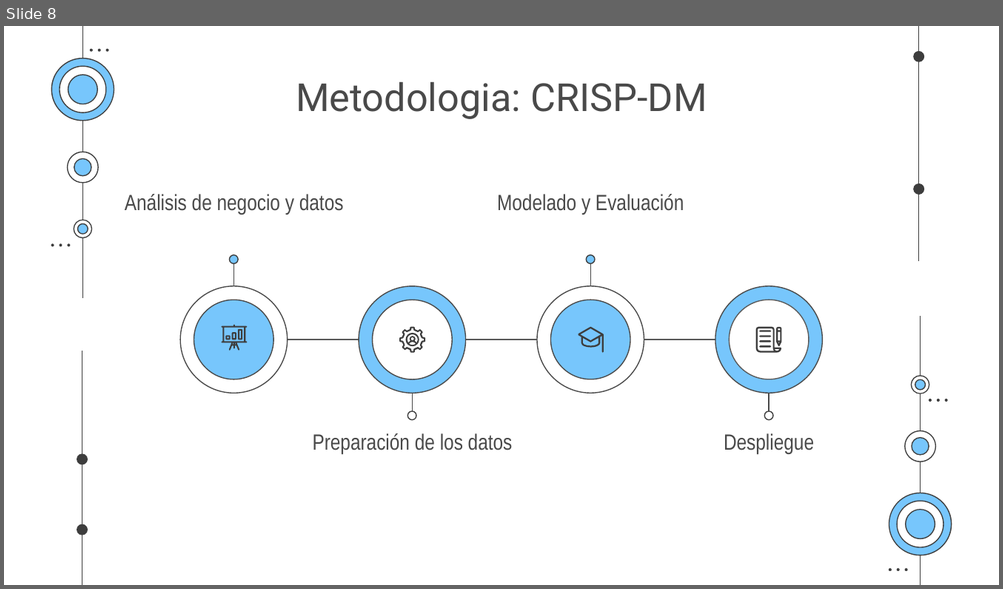
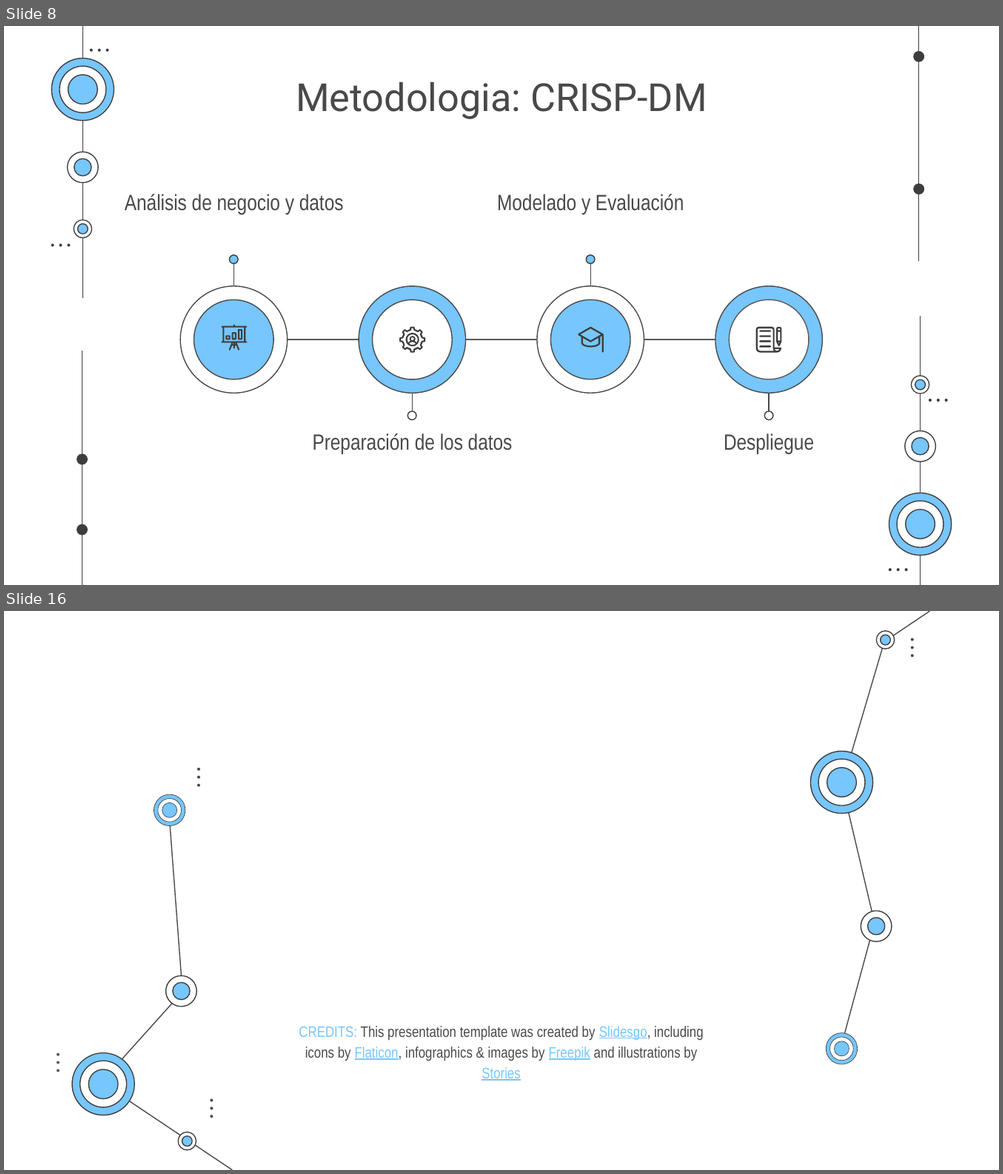
Before and after one commit to g1AI/SAI_PYMES, a slide deck: 6. Despliegue/AI En PYMES.pptx. Shown one above the other, each under a label of ours: slide 8 before the commit, slides 8 and 16 after it; the slides between them are not shown. The pictures are 1003x589 and 1003x1174 pixels, drawn with LibreOffice and Linux fonts; fonts in the diff are those of the drawing. Boxes give left, top, right and bottom in pixels: in the first picture for what was removed or moved away, otherwise in the second. Text is boxed around its words. In the diff, an @@ line names an element or a change of style, - is before the commit and + after.

```diff
--- a/6. Despliegue/AI En PYMES.pptx
+++ b/6. Despliegue/AI En PYMES.pptx
@@ slide 16 added at <box>4,611,999,1170</box>, background #FFFFFF @@
@@ line added from (930, 611) to (885, 641), #494949 0.75 pt @@
@@ line added from (884, 640) to (842, 785), #494949 0.75 pt @@
@@ group added at <box>875,630,894,649</box>: 4 freeform shapes @@
@@ ellipse added at <box>910,654,913,657</box>, fill #494949 @@
@@ ellipse added at <box>910,646,913,649</box>, fill #494949 @@
@@ ellipse added at <box>910,638,913,641</box>, fill #494949 @@
@@ ellipse added at <box>197,768,200,771</box>, fill #494949 @@
@@ ellipse added at <box>197,776,200,779</box>, fill #494949 @@
@@ ellipse added at <box>197,784,200,787</box>, fill #494949 @@
@@ group added at <box>810,752,874,815</box>: 6 freeform shapes @@
@@ line added from (842, 782) to (875, 927), #494949 0.75 pt @@
@@ freeform shape added at <box>153,794,185,826</box>, fill #3D3D3D @@
@@ freeform shape added at <box>154,795,186,827</box>, fill #77C6FC @@
@@ freeform shape added at <box>157,798,181,822</box>, fill #3D3D3D @@
@@ freeform shape added at <box>158,799,182,823</box>, fill #FFFFFF @@
@@ freeform shape added at <box>162,803,177,818</box>, fill #77C6FC @@
@@ freeform shape added at <box>162,803,177,818</box>, fill #3D3D3D @@
@@ line added from (182, 991) to (169, 810), #494949 0.75 pt @@
@@ group added at <box>860,911,892,943</box>: 4 freeform shapes @@
@@ line added from (874, 927) to (839, 1051), #494949 0.75 pt @@
@@ group added at <box>165,975,197,1007</box>: 4 freeform shapes @@
@@ line added from (100, 1083) to (182, 993), #494949 0.75 pt @@
@@ text added at <box>299,1026,703,1081</box>, 11 pt, text #494949 @@
+CREDITS: This presentation template was created by Slidesgo, including icons by Flaticon, infographics & images by Freepik and illustrations by Stories
@@ ellipse added at <box>57,1054,60,1056</box>, fill #595959 @@
@@ group added at <box>825,1033,857,1065</box>: 6 freeform shapes @@
@@ ellipse added at <box>57,1062,60,1065</box>, fill #595959 @@
@@ ellipse added at <box>57,1070,60,1073</box>, fill #595959 @@
@@ group added at <box>71,1053,135,1116</box>: 6 freeform shapes @@
@@ line added from (232, 1170) to (103, 1083), #494949 0.75 pt @@
@@ ellipse added at <box>210,1099,213,1102</box>, fill #494949 @@
@@ ellipse added at <box>210,1108,213,1111</box>, fill #494949 @@
@@ ellipse added at <box>210,1115,213,1118</box>, fill #494949 @@
@@ group added at <box>177,1132,196,1151</box>: 4 freeform shapes @@
```
Also in this commit, not shown: 8 slides changed, 6 other slides added, 1 slide removed.
